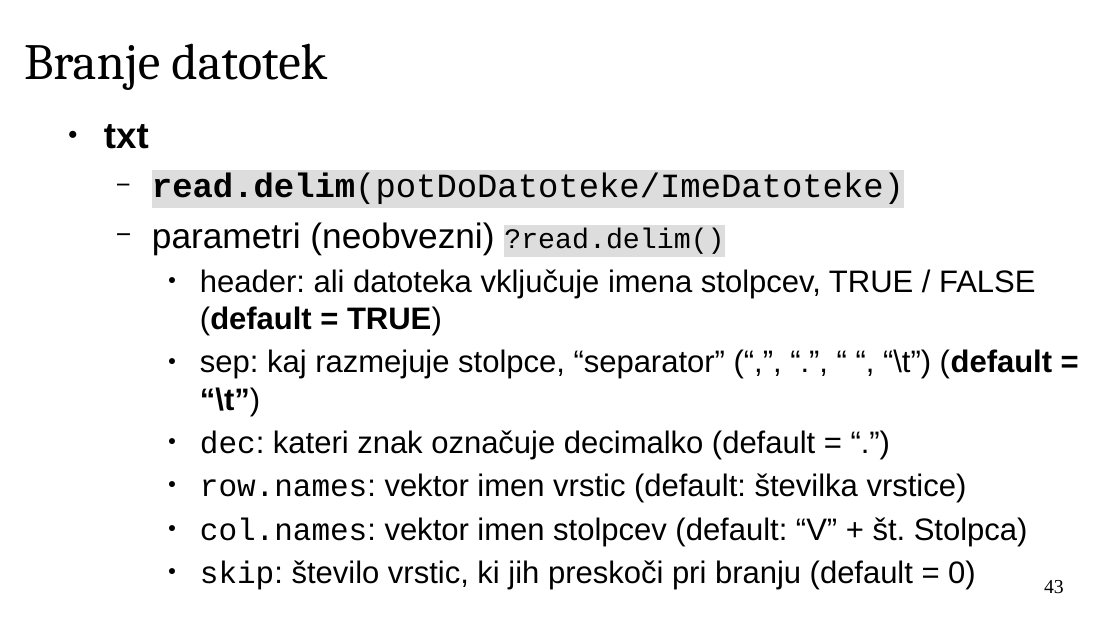
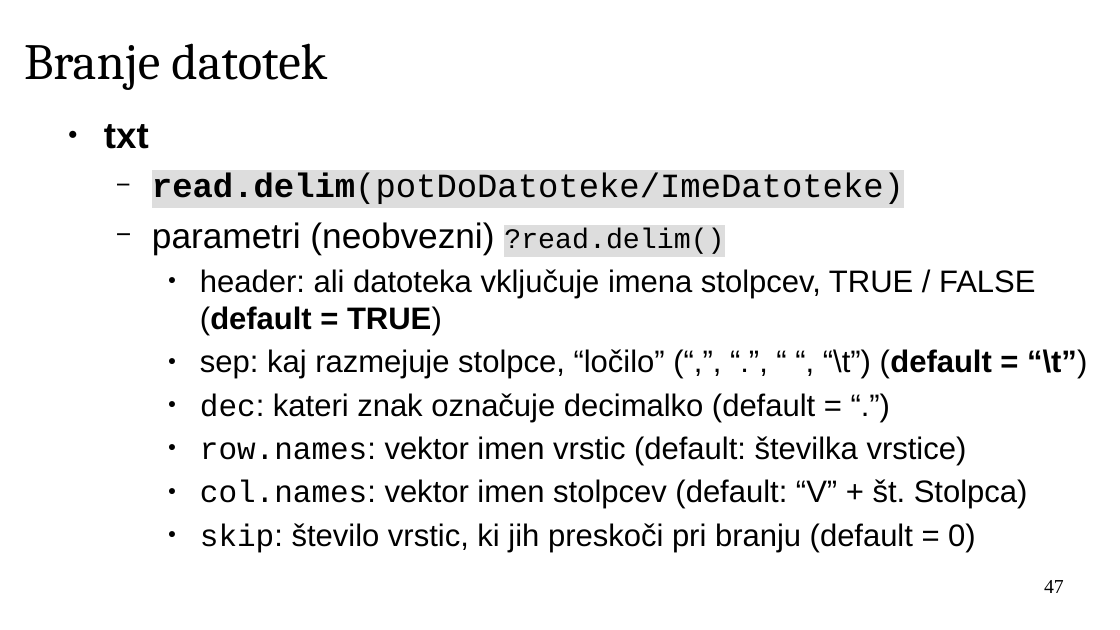
Before and after one commit to janaobsteter/R_tecaj, a slide deck: slide 47 of ModulA/IT_Rtecaj_ModulA.odp (slide 43 before the commit). Drawn at 1120x630 pixels with LibreOffice and Linux fonts; fonts in the diff are those of the drawing; background and template pictures are left out. Boxes give left, top, right and bottom in pixels: in the first picture for what was removed or moved away, otherwise in the second. Text is boxed around its words. In the diff, an @@ line names an element or a change of style, - is before the commit and + after.

```diff
--- a/ModulA/IT_Rtecaj_ModulA.odp
+++ b/ModulA/IT_Rtecaj_ModulA.odp
@@ text at (200,349,1087,379): text changed @@
-    ● sep: kaj razmejuje stolpce, “separator” (“,”, “.”, “ “, “\t”) (default = “\t”)
+    ● sep: kaj razmejuje stolpce, “ločilo” (“,”, “.”, “ “, “\t”) (default = “\t”)
@@ page number at (1044,580,1064,593): text changed @@
-43
+47
```
Also in this commit, not shown: 5 other slides changed, 10 slides added, 1 slide removed, 7 other files.
